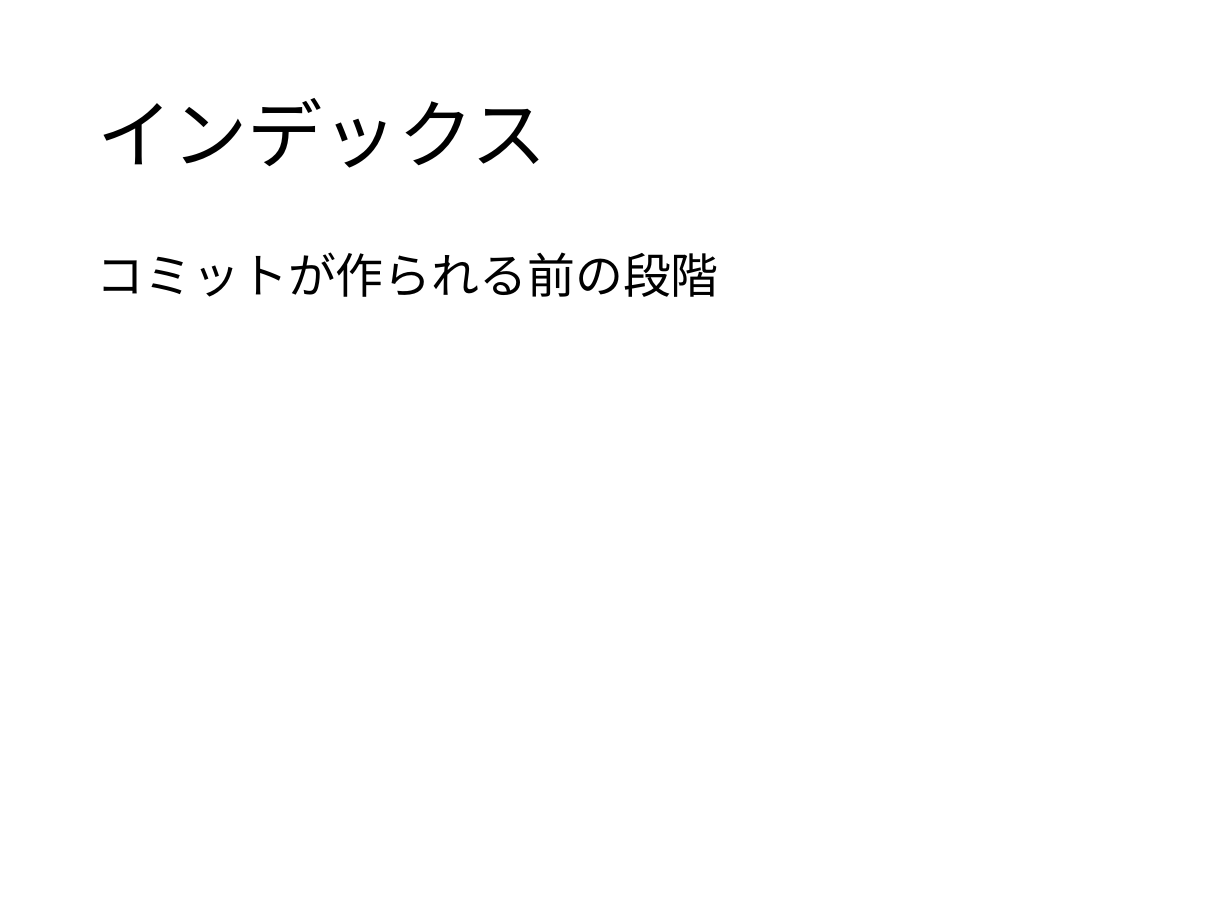
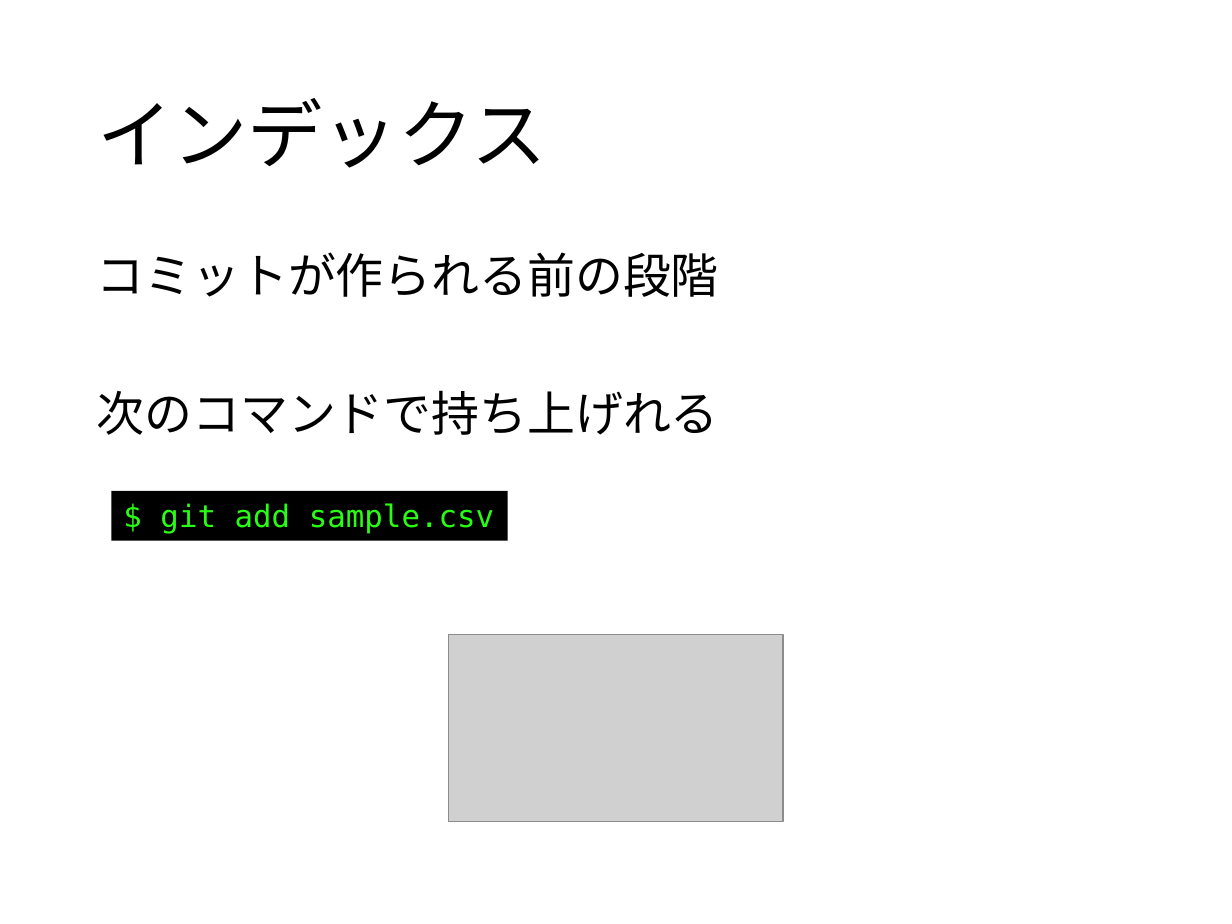
Before and after one commit to matsubara0507/learn-you-a-git-for-great-good, a slide deck: slide 13 of slide/part1.pptx. Drawn at 1232x924 pixels with LibreOffice and Linux fonts; fonts in the diff are those of the drawing; grey boxes stand for pictures; background and template pictures are left out. Boxes give left, top, right and bottom in pixels: in the first picture for what was removed or moved away, otherwise in the second. Text is boxed around its words. In the diff, an @@ line names an element or a change of style, - is before the commit and + after.

```diff
--- a/slide/part1.pptx
+++ b/slide/part1.pptx
@@ text at (97,390,719,435): paragraph added @@
+次のコマンドで持ち上げれる
@@ rectangle added at (111,490,508,540), fill #000000, 18 pt, text #28FE14 @@
+$ git add sample.csv
@@ picture added at (448,634,782,822) @@
```
Also in this commit, not shown: 3 other slides changed, 7 other files.
